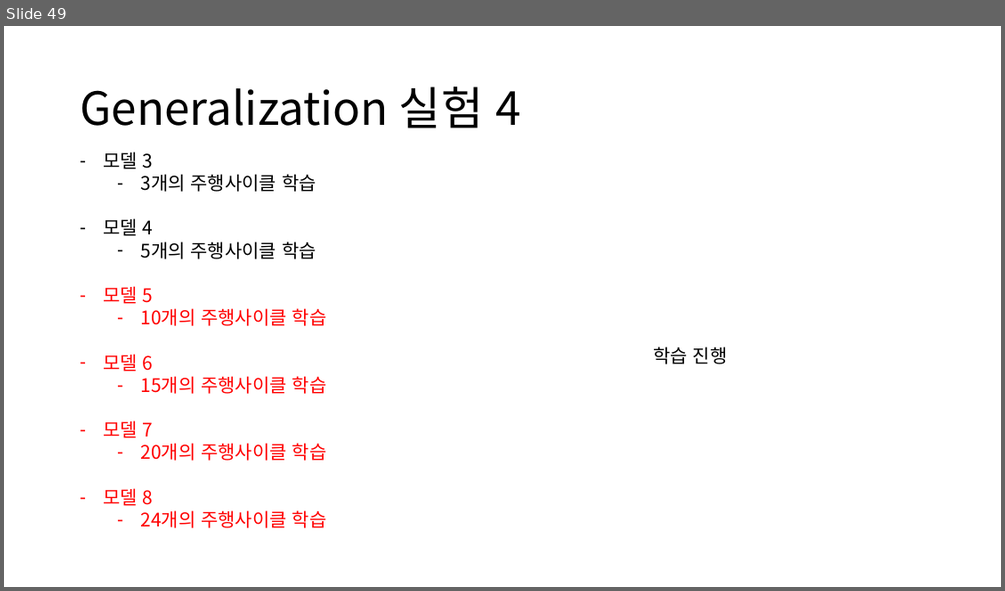
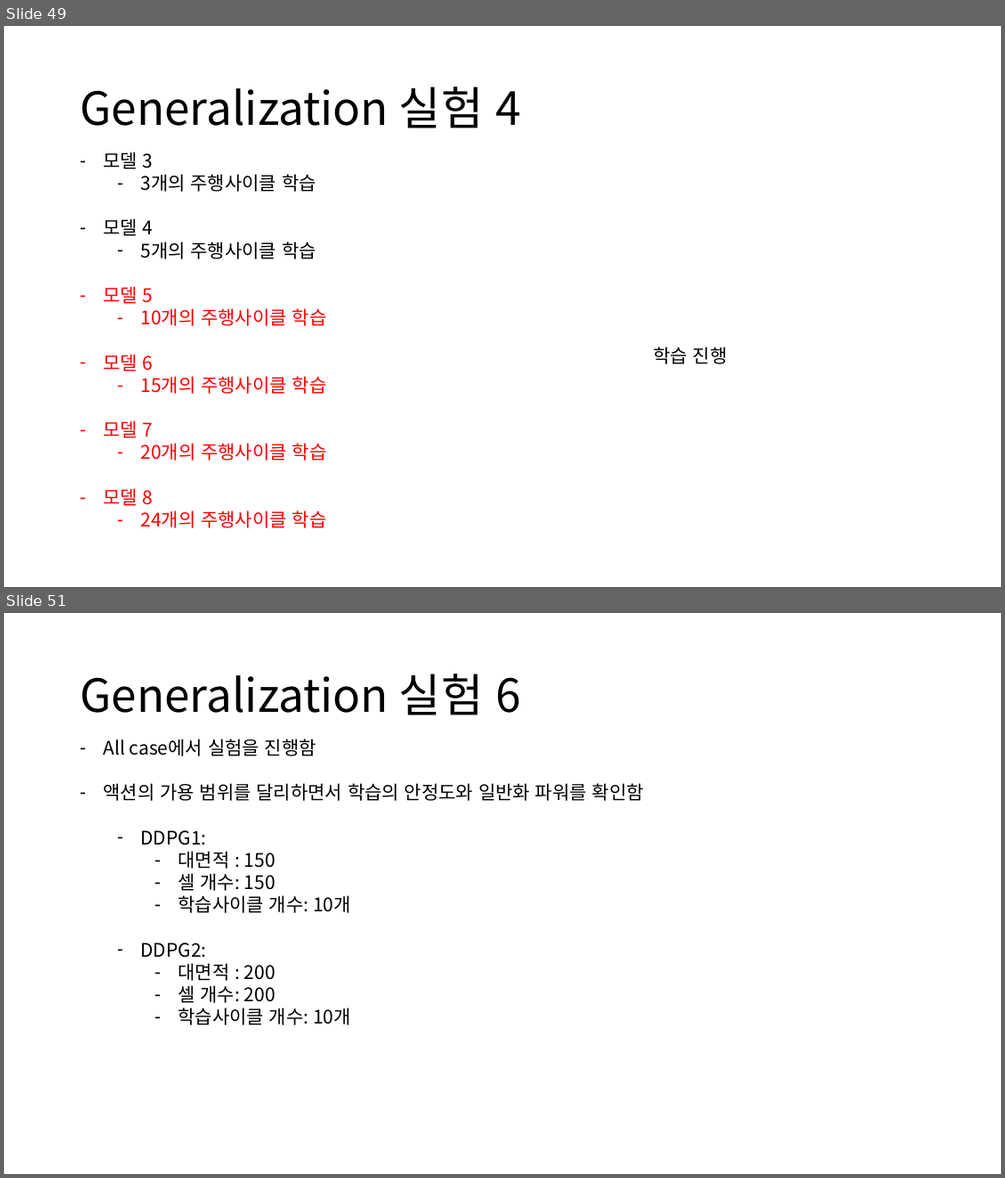
Before and after one commit to zidane89/experiment, a slide deck: 실험정리.pptx. Shown one above the other, each under a label of ours: slide 49 before the commit, slides 49 and 51 after it; the slides between them are not shown. The pictures are 1005x591 and 1005x1178 pixels, drawn with LibreOffice and Linux fonts; fonts in the diff are those of the drawing. Boxes give left, top, right and bottom in pixels: in the first picture for what was removed or moved away, otherwise in the second. Text is boxed around its words. In the diff, an @@ line names an element or a change of style, - is before the commit and + after.

```diff
--- a/실험정리.pptx
+++ b/실험정리.pptx
@@ slide 51 added at <box>4,613,1001,1174</box>, background #FFFFFF @@
@@ title added at <box>80,674,521,715</box>, 44 pt, text #000000 @@
+Generalization 실험 6
@@ text added at <box>103,738,644,1025</box>, 18 pt, text #000000 @@
+– All case에서 실험을 진행함
+– 액션의 가용 범위를 달리하면서 학습의 안정도와 일반화 파워를 확인함
+  – DDPG1:
+    – 대면적 : 150
+    – 셀 개수: 150
+    – 학습사이클 개수: 10개
+  – DDPG2:
+    – 대면적 : 200
+    – 셀 개수: 200
+    – 학습사이클 개수: 10개
```
Also in this commit, not shown: 2 slides changed, 5 other files.
